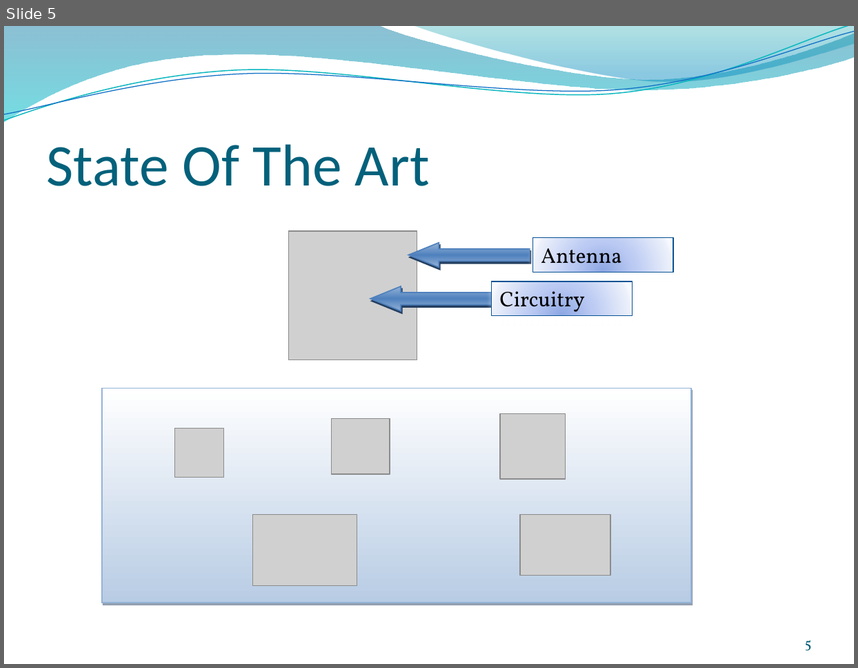
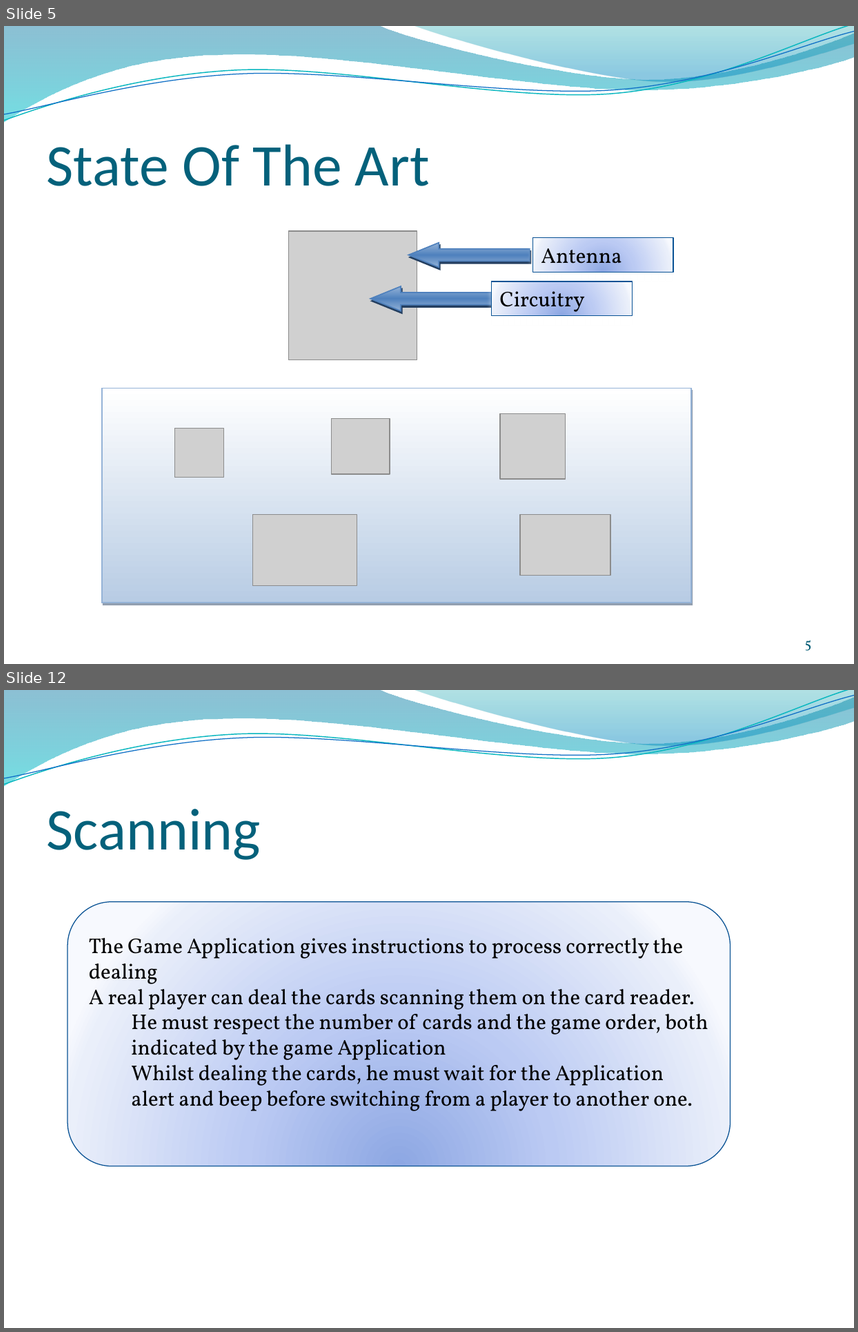
Before and after one commit to anbrous/project, a slide deck: Blue_weasel/blueweasel_docs/presentation/Pre-soutenance Projet Blue Weasel.pptx. Shown one above the other, each under a label of ours: slide 5 before the commit, slides 5 and 12 after it; the slides between them are not shown. The pictures are 858x668 and 858x1332 pixels, drawn with LibreOffice and Linux fonts; fonts in the diff are those of the drawing; grey boxes stand for pictures; background and template pictures are left out. Boxes give left, top, right and bottom in pixels: in the first picture for what was removed or moved away, otherwise in the second. Text is boxed around its words. In the diff, an @@ line names an element or a change of style, - is before the commit and + after.

```diff
--- a/Blue_weasel/blueweasel_docs/presentation/Pre-soutenance Projet Blue Weasel.pptx
+++ b/Blue_weasel/blueweasel_docs/presentation/Pre-soutenance Projet Blue Weasel.pptx
@@ slide 12 added at [4, 690, 854, 1328], background picture (left out); not listed: 4 template elements that a slide beside it also shows @@
@@ title added at [47, 809, 261, 860], 50 pt, text #04617B @@
+Scanning
@@ rounded rectangle added at [67, 902, 731, 1166], fill gradient #8DA8E3 to #BBCBF3 to #EAEFFB to #F7F9FF, outline #095295 0.75 pt, 18 pt, text #000000 @@
+The Game Application gives instructions to process correctly the dealing
+A real player can deal the cards scanning them on the card reader.
+  He must respect the number of cards and the game order, both indicated by the game Application
+  Whilst dealing the cards, he must wait for the Application alert and beep before switching from a player to another one.
```
Also in this commit, not shown: 6 slides changed, 10 other slides added, 5 slides removed.
